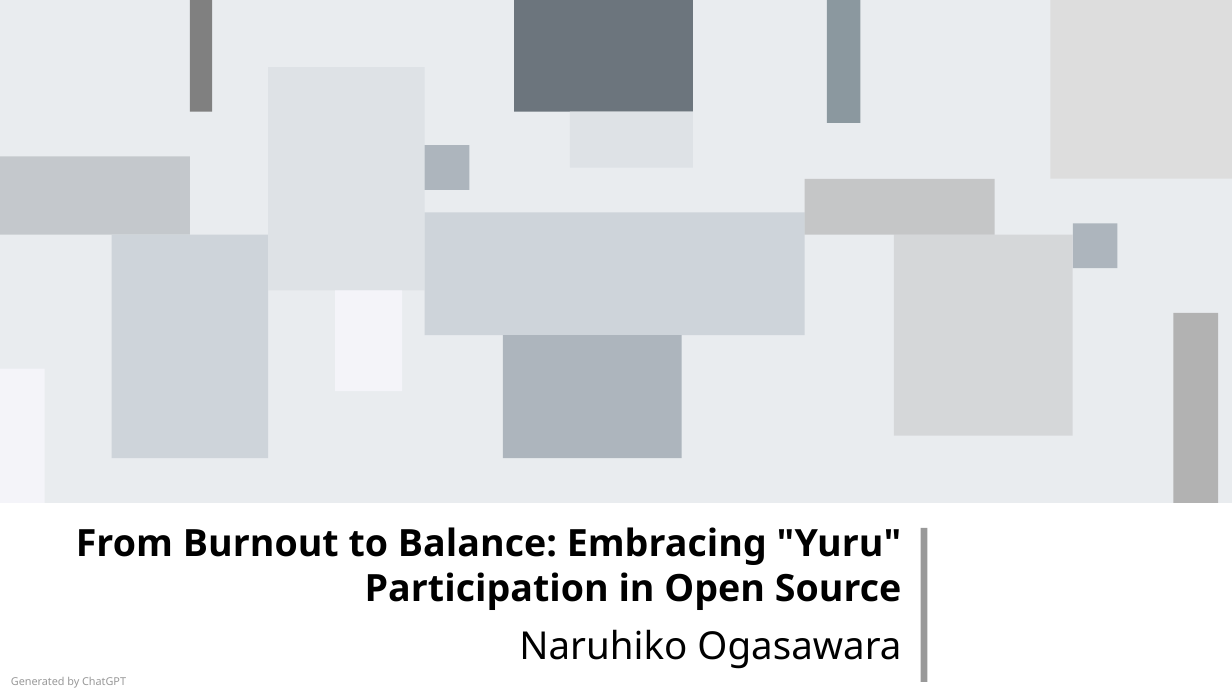
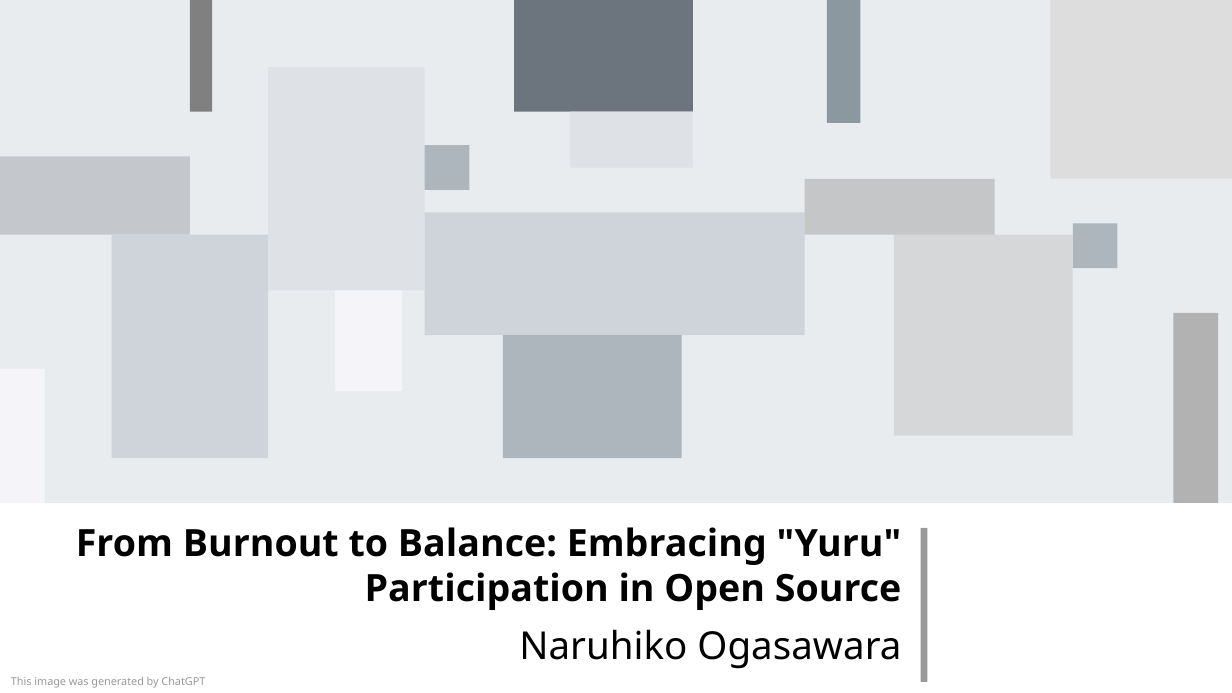
Before and after one commit to naruoga/presentations, a slide deck: slide 1 of FOSSASIA2026-yuru-participation.odp. Drawn at 1232x693 pixels with LibreOffice and Linux fonts; fonts in the diff are those of the drawing; background and template pictures are left out. Boxes give left, top, right and bottom in pixels: in the first picture for what was removed or moved away, otherwise in the second. Text is boxed around its words. In the diff, an @@ line names an element or a change of style, - is before the commit and + after.

```diff
--- a/FOSSASIA2026-yuru-participation.odp
+++ b/FOSSASIA2026-yuru-participation.odp
@@ text at [11,677,205,688]: text changed @@
-Generated by ChatGPT
+This image was generated by ChatGPT
```
Also in this commit, not shown: 9 other slides changed, 1 slide added.
